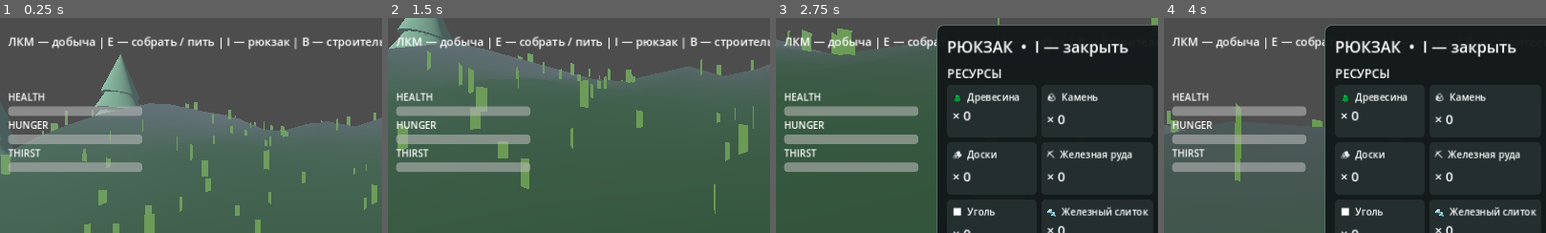
Above: before the commit, frames 1-4 (left to right).
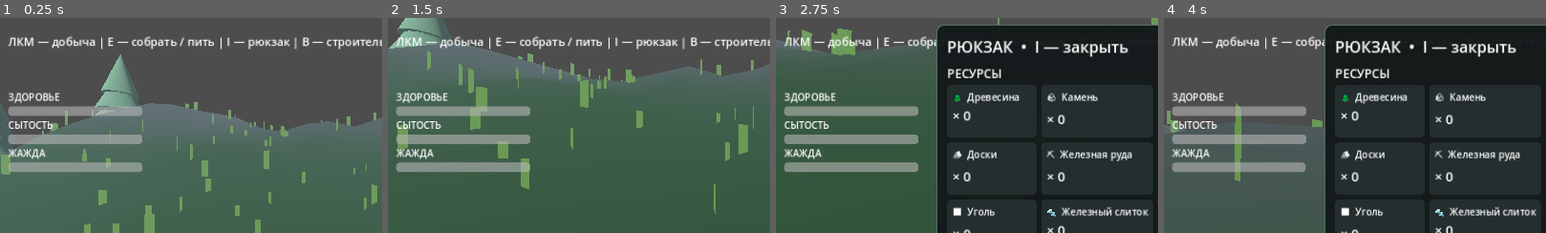
Above: after the commit, the same moments.

Repository: noval000/survival
Game: Godot game, scene res://scenes/Main.tscn
Two runs of this game, one before a commit and one after it. Both use one fixed random seed, a clock stepped at 60 frames per second and the inputs below.
Inputs (mouse positions are % of the whole screen's width and height, from its top left):
- Up to frame 1 (0.25 s): no input
- Up to frame 2 (1.5 s): tap Enter at 0.5 s; move the mouse to (55, 50) at 0.52 s; hold Shift (sprint) 0.53-1.28 s; hold W (move_forward) from 0.53 s (still down); click (55, 50) at 0.67 s; tap Space (jump) at 0.77 s; move the mouse to (45, 50) at 1.27 s; tap E at 1.35 s
- Up to frame 3 (2.75 s): keep holding W (move_forward); tap Space (jump) at 1.52 s; move the mouse to (52, 48) at 2.02 s; tap I at 2.1 s
- Up to frame 4 (4 s): move the mouse to (45, 70) at 2.77 s; tap B at 2.85 s; click (45, 70) at 2.92 s; tap Space (jump) at 3.02, 3.77 s; move the mouse to (80, 65) at 3.52 s; release W (move_forward) at 3.53 s; hold A (move_left) from 3.53 s (still down); tap 1 at 3.6 s
The pictures show only the part of the screen within x 0-50%, y 9-59%; the shares and areas given below are measured in that part.

The runs differ from the first frame. In frame 1, 1.0% of the frame differs, in the area x 2-16%, y 34-66%; in frame 2, 1.0%; in frame 3, 1.0%; in frame 4, 1.0%.

Commit message:
Translate survival indicators and death screen to Russian

Diff:
--- a/godot/scripts/SurvivalUI.gd
+++ b/godot/scripts/SurvivalUI.gd
@@ -12,7 +12,7 @@
     column.position = Vector2(20, 185)
     column.custom_minimum_size = Vector2(225, 100)
     add_child(column)
-    for stat in ["HEALTH", "HUNGER", "THIRST"]:
+    for stat in ["ЗДОРОВЬЕ", "СЫТОСТЬ", "ЖАЖДА"]:
         var label := Label.new()
         label.text = stat
         column.add_child(label)
@@ -22,9 +22,9 @@
         bar.custom_minimum_size = Vector2(210, 16)
         bar.show_percentage = false
         column.add_child(bar)
-        if stat == "HEALTH":
+        if stat == "ЗДОРОВЬЕ":
             health_bar = bar
-        elif stat == "HUNGER":
+        elif stat == "СЫТОСТЬ":
             hunger_bar = bar
         else:
             thirst_bar = bar
@@ -36,12 +36,12 @@
     var contents := VBoxContainer.new()
     death_panel.add_child(contents)
     var title := Label.new()
-    title.text = "YOU DIED"
+    title.text = "ВЫ ПОГИБЛИ"
     title.horizontal_alignment = HORIZONTAL_ALIGNMENT_CENTER
     title.add_theme_font_size_override("font_size", 32)
     contents.add_child(title)
     var button := Button.new()
-    button.text = "RESPAWN"
+    button.text = "ВОЗРОДИТЬСЯ"
     button.pressed.connect(func() -> void: respawn_requested.emit())
     contents.add_child(button)
     death_panel.visible = false
